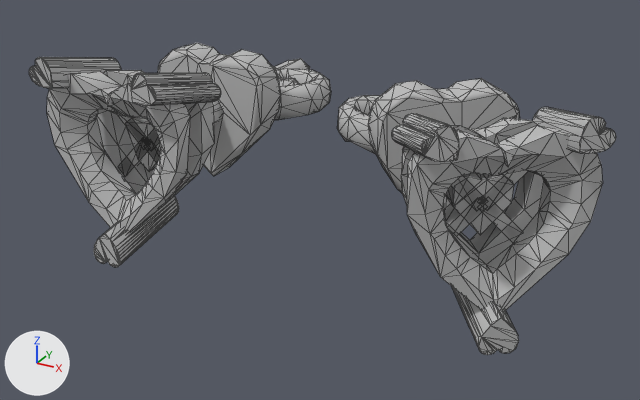
Renders of the glTF model public/bongtai2.glb from each side of a commit.
Camera for both pictures: a camera (50 mm lens) standing at (17.25, -24.25, 3.6) and looking at (4.97, -1.92, -7.56). The lights are fixed; the arrows at lower left show +X, +Y and +Z. The older version comes first. Mesh edges are drawn as thin lines. Where no turn or scale is listed for an object, it has been applied to the vertices.

Objects in the first picture: 'Node'.
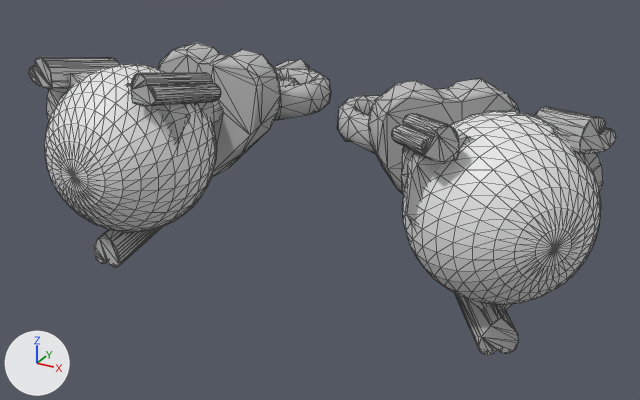
What differs and where, as boxes [x1, y1, x2, y2] in the pictures (640 x 400 px):
'Sphere', added: after [402, 111, 601, 305]
'Sphere.002', added: after [45, 64, 217, 233]

The change, as a diff of the scene's bpy script:
```diff
--- a/public/bongtai2.glb.py
+++ b/public/bongtai2.glb.py
@@ me_sphere_014 @@
+me_sphere_014.from_pydata(...)  # a UV sphere (32 segments, 16 rings, poles along y) spanning x -2.54..2.54, y -2.54..2.54, z -2.54..2.54
@@ me_sphere_013 @@
+me_sphere_013.from_pydata(...)  # 482 vertices, 960 faces; spans x -2.45..2.45, y -2.45..2.45, z -2.45..2.45
@@ ob_sphere_002 @@
+ob_sphere_002 = bpy.data.objects.new('Sphere.002', me_sphere_014)
+ob_sphere_002.location = (0.09, -4.85, -5.77)
@@ ob_sphere @@
+ob_sphere = bpy.data.objects.new('Sphere', me_sphere_013)
+ob_sphere.location = (11.33, -4.04, -5.62)
```
